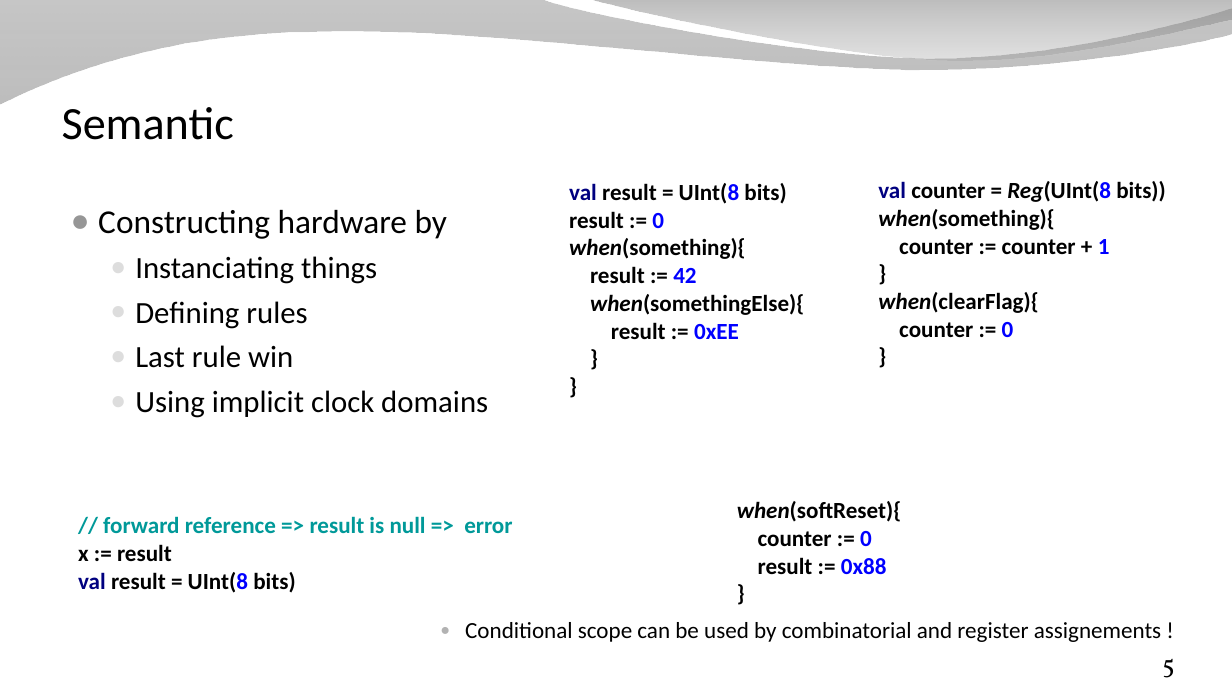
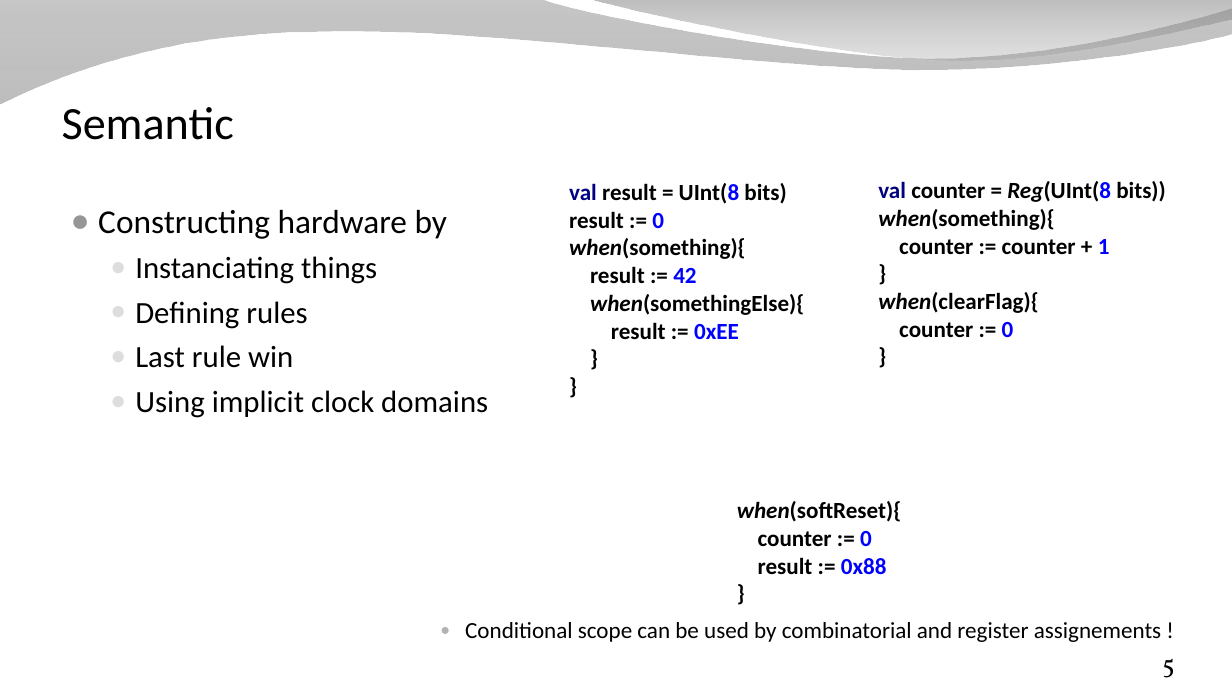
Before and after one commit to SpinalHDL/SpinalDoc, a slide deck: slide 5 of presentation/en/workshop/equivalence.odp. Drawn at 1232x693 pixels with LibreOffice and Linux fonts; fonts in the diff are those of the drawing; background and template pictures are left out. Boxes give left, top, right and bottom in pixels: in the first picture for what was removed or moved away, otherwise in the second. Text is boxed around its words. In the diff, an @@ line names an element or a change of style, - is before the commit and + after.

```diff
--- a/presentation/en/workshop/equivalence.odp
+++ b/presentation/en/workshop/equivalence.odp
@@ text removed at [78, 516, 512, 593] @@
-// forward reference => result is null => error
-x := result
-val result = UInt(8 bits)
```
Also in this commit, not shown: 5 other slides changed, 1 slide removed, 4 other files.
